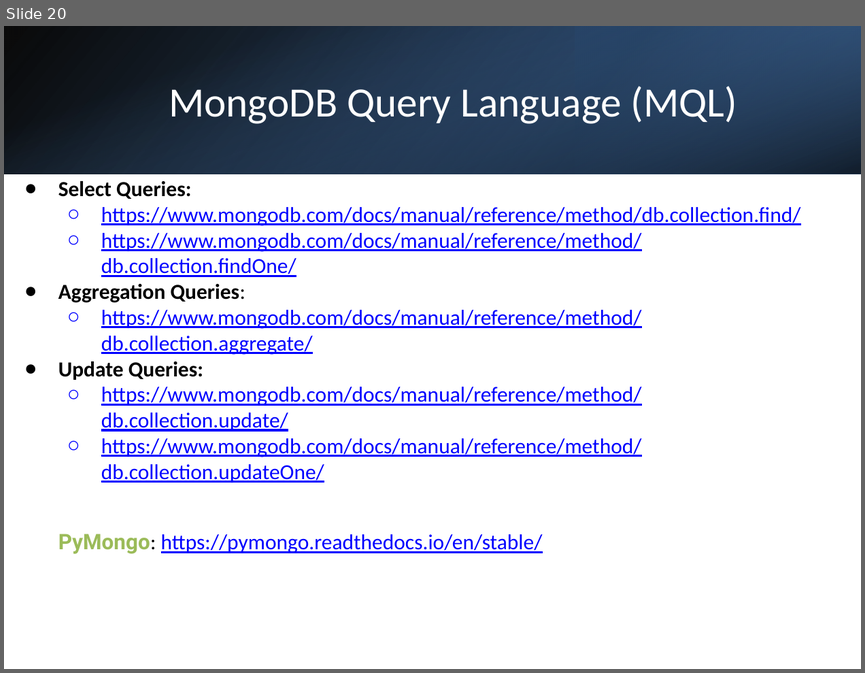
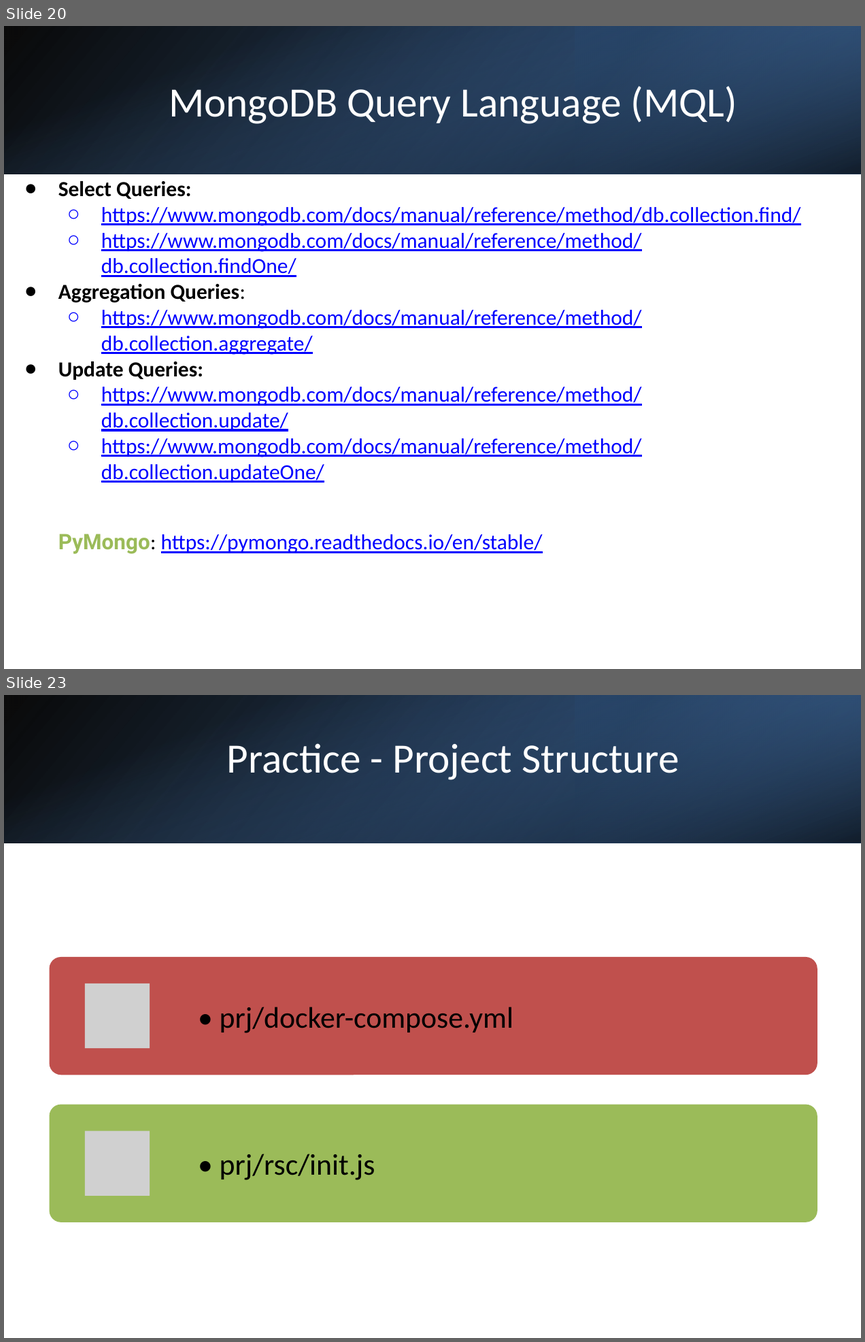
Before and after one commit to tgvp/Data-Eng, a slide deck: rsc/4-NoSQL.pptx. Shown one above the other, each under a label of ours: slide 20 before the commit, slides 20 and 23 after it; the slides between them are not shown. The pictures are 865x673 and 865x1342 pixels, drawn with LibreOffice and Linux fonts; fonts in the diff are those of the drawing; grey boxes stand for pictures. Boxes give left, top, right and bottom in pixels: in the first picture for what was removed or moved away, otherwise in the second. Text is boxed around its words. In the diff, an @@ line names an element or a change of style, - is before the commit and + after.

```diff
--- a/rsc/4-NoSQL.pptx
+++ b/rsc/4-NoSQL.pptx
@@ slide 23 added at [4,695,861,1338], background #FFFFFF @@
@@ rectangle added at [4,695,861,843], fill gradient #000000 to #376092 @@
@@ rectangle added at [4,695,861,843], fill gradient #4F81BD to #000000 @@
@@ rectangle added at [575,695,861,843], fill gradient #254061 to #4F81BD @@
@@ title added at [227,743,679,780], 35 pt, text #FFFFFF @@
+Practice - Project Structure
@@ group added at [50,957,817,1222]: 2 rounded rectangles, 2 pictures, 2 texts @@
+• prj/docker-compose.yml
+• prj/rsc/init.js
```
Also in this commit, not shown: 13 other slides added.
